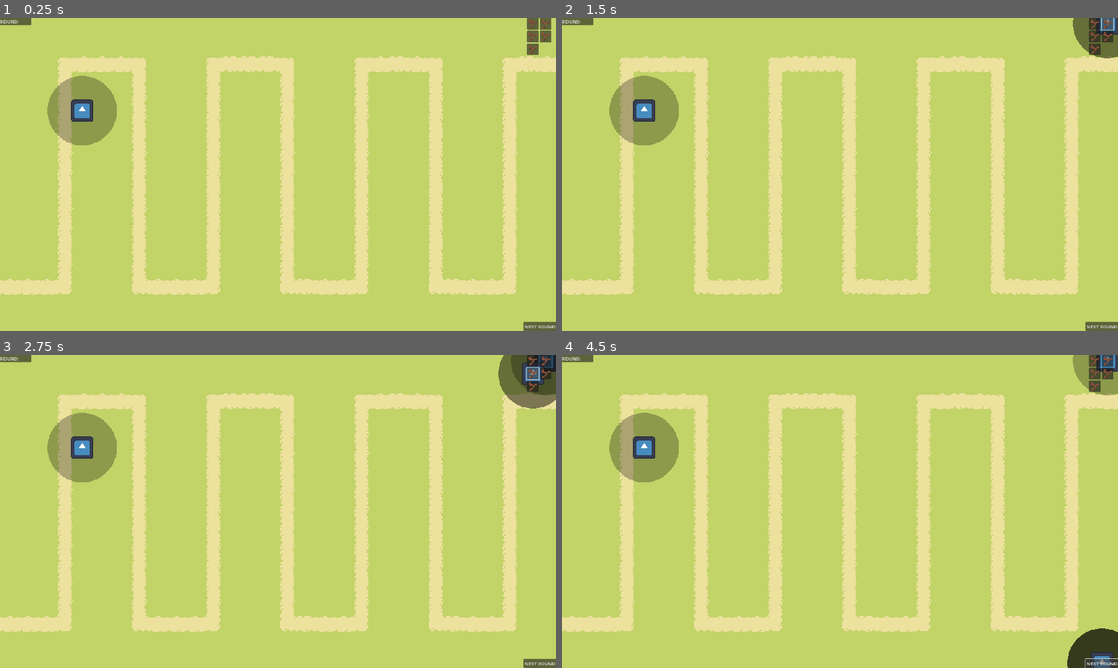
Above: before the commit, frames 1-4 (two rows, left to right).
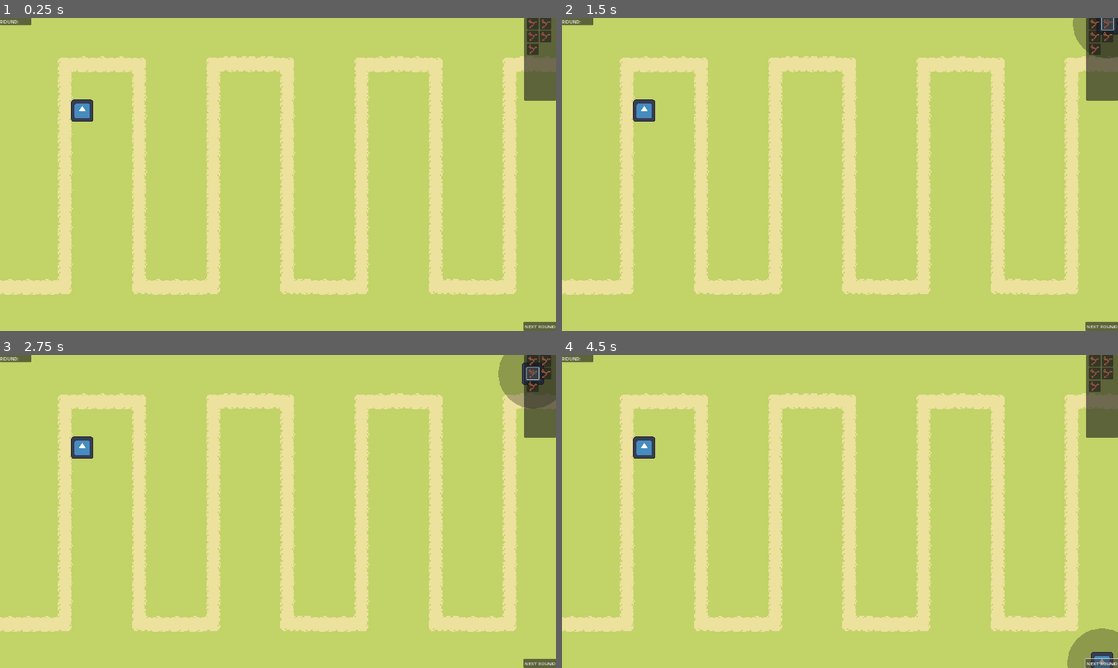
Above: after the commit, the same moments.

Repository: MindVisceral/BoneTD
Game: Godot game, scene res://Levels/Level1/Level1.tscn
Two runs of this game, one before a commit and one after it. Both use one fixed random seed, a clock stepped at 60 frames per second and the inputs below. The engine's default icon, where the game draws it, is replaced by a stand-in: a white triangle on a blue panel in a dark square.
Inputs (mouse positions are in pixels of both pictures, inside the frame that each line leads up to):
- Up to frame 1 (0.25 s): no input
- Up to frame 2 (1.5 s): click (1095, 24) at 0.5 s; click (1106, 24) at 1.25 s
- Up to frame 3 (2.75 s): click (533, 373) at 2 s
- Up to frame 4 (4.5 s): click (1106, 373) at 2.75 s; click (1095, 386) at 3.5 s; click "NEXT ROUND" at 4.25 s

The runs differ from the first frame. In frame 1, 3.3% of the frame differs, in the area x 8-100%, y 0-41%; in frame 2, 3.3%; in frame 3, 3.5%; in frame 4, 4.1%, in the area x 8-100%, y 0-100%.

Commit message:
Fixed Tower selection and placing bugs

Diff:
--- a/Entities/Enemies/BaseEnemy/BaseSelectButton.gd
+++ b/Entities/Enemies/BaseEnemy/BaseSelectButton.gd
@@ -13,5 +13,5 @@
 func _on_pressed() -> void:
 	## Only allow the Player to pick and place one Tower at a time.
 	## TempTower Node also checks for this.
-	#if Globals.player_placing_tower == false:
-	tower_handler.prepare_new_tower(tower_reference)
+	if tower_handler.player_placing_tower == false:
+		tower_handler.prepare_new_tower(tower_reference)
--- a/Entities/Towers/BaseTower/BaseTower.gd
+++ b/Entities/Towers/BaseTower/BaseTower.gd
@@ -161,6 +161,9 @@
 
 	## Remove this button's texture_normal on _ready to make it invisible in-game
 	tower_selection_button.texture_normal = null
+
+	## Make sure the TowerRangeVisuals Sprite is invisible
+	tower_range_visuals.visible = false
 
 	update_tower_visuals()
 
@@ -313,6 +316,7 @@
 
 
 
+
 		## presumably, bullet sprite should be included here too,
 		## among other stuff. WIP
 
--- a/Entities/Towers/TempTower.gd
+++ b/Entities/Towers/TempTower.gd
@@ -53,8 +53,10 @@
 	self.global_position = get_global_mouse_position()
 
 
-## Wait for Input
-func _input(event: InputEvent) -> void:
+## This Node relies on Player Input
+## This is under _unhandled_input, because we don't want the Tower to be placed
+## under UI elements.
+func _unhandled_input(event: InputEvent) -> void:
 	## Placing button pressed; instantiate the right Tower and kill this Node
 	if Input.is_action_just_pressed("LMB"):
 		if areas_clear == true and bodies_clear == true:
--- a/Levels/Level1/Level1.tscn
+++ b/Levels/Level1/Level1.tscn
@@ -492,14 +492,18 @@
 text = "ROUND: "
 
 [node name="Panel2" type="Panel" parent="GUI/TemporaryGUI"]
+custom_minimum_size = Vector2(100, 200)
 layout_mode = 1
 anchors_preset = 11
 anchor_left = 1.0
 anchor_right = 1.0
 anchor_bottom = 1.0
+offset_left = -110.0
+offset_bottom = -795.0
 grow_horizontal = 0
 grow_vertical = 2
-mouse_filter = 2
+auto_translate = false
+localize_numeral_system = false
 
 [node name="VFlowContainer" type="HFlowContainer" parent="GUI/TemporaryGUI/Panel2"]
 custom_minimum_size = Vector2(100, 150)
